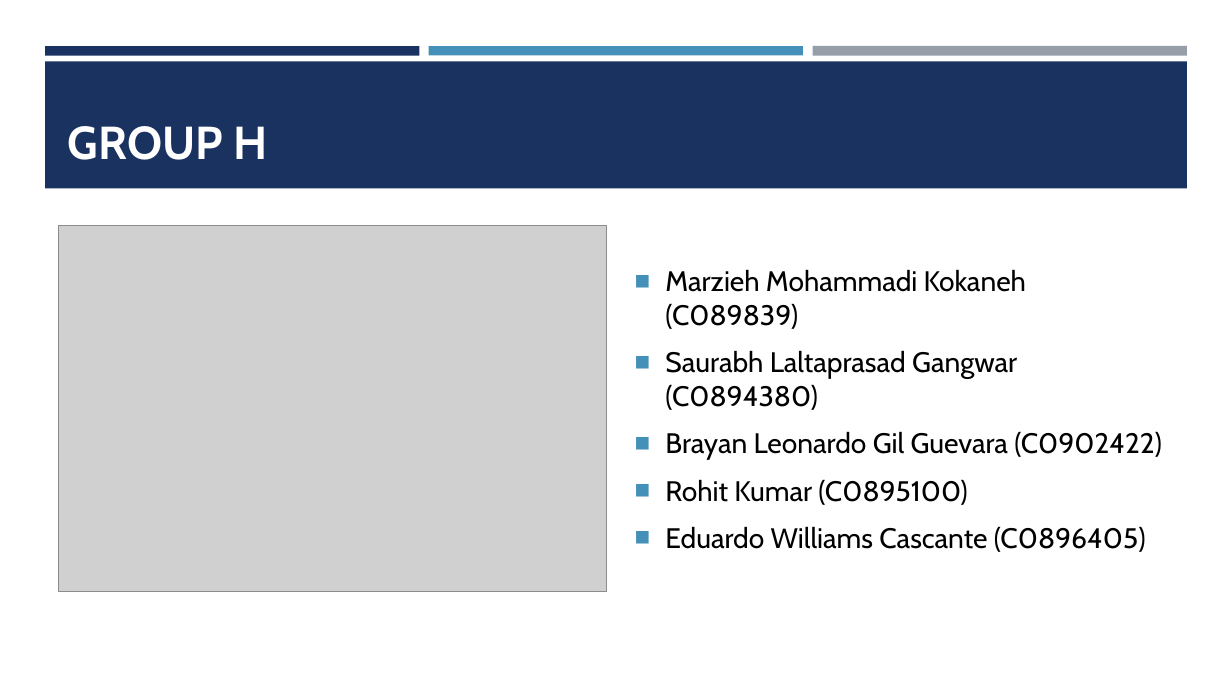
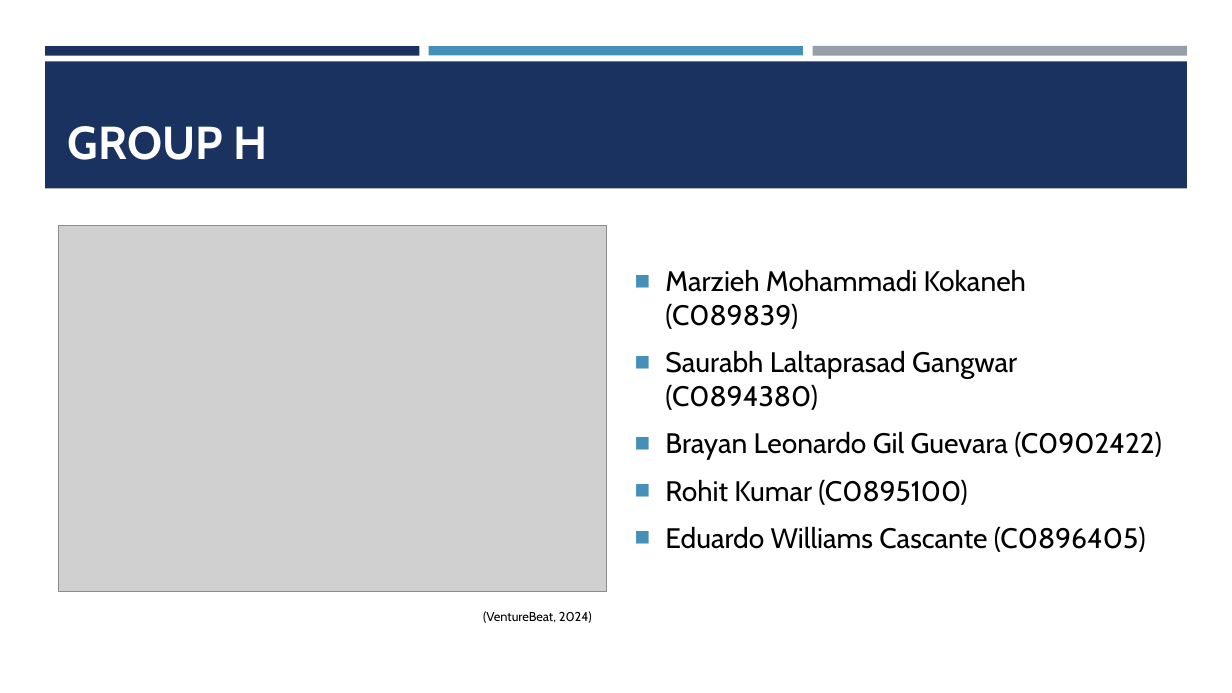
Before and after one commit to kompany04/Capstone_Project, a slide deck: slide 2 of Documents/BDM-3035.pptx. Drawn at 1232x693 pixels with LibreOffice and Linux fonts; fonts in the diff are those of the drawing; grey boxes stand for pictures. Boxes give left, top, right and bottom in pixels: in the first picture for what was removed or moved away, otherwise in the second. Text is boxed around its words. In the diff, an @@ line names an element or a change of style, - is before the commit and + after.

```diff
--- a/Documents/BDM-3035.pptx
+++ b/Documents/BDM-3035.pptx
@@ text added at <box>483,611,592,623</box>, 10 pt, text #000000 @@
+(VentureBeat, 2024)
```
Also in this commit, not shown: 6 other slides changed, 1 slide removed.
